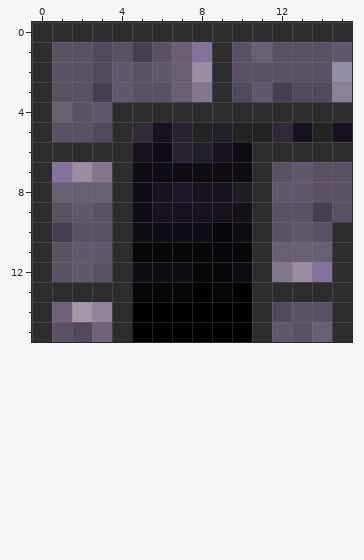
One commit to this pixel-art sprite: dungeon/assets/dungeon/default/wall/wall_inner_corner_upper_left.png. Above, as it was before the edit.
The file is 16x16 pixels. Colours within 5 levels of each other are drawn and written as one.
Once edited:
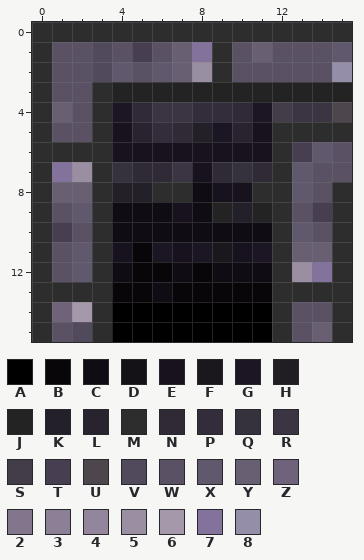
Palette (. is transparent): A #000000  B #080609  C #0f0c14  D #141217  E #17121d  F #1a181d  G #1c1624  H #201d23  J #232323  K #242029  L #292330  M #2d2d2d  N #2f2a35  P #322c3b  Q #36323d  R #3b3543  S #433d4a  T #483e52  U #4d464d  V #51495c  W #5b5164  X #60586c  Y #685f72  Z #6e637a  2 #81768b  3 #8b8095  4 #93869c  5 #9a8fa2  6 #a498aa  7 #82729c  8 #958ea9
Commit message: Reduce thickness of rims for inner corners by 1 pixel
Changes in this commit:
Changed rows in their new state; - is an unchanged pixel.
first column x 3:
 3 MJJJJJJJJJJJJ
 4 MGNRRPPNGSRRU
 5 MELPNKGLEMMMM
 6 -E-EEE-EE-TXW
 7 MQNNRENQNM---
 8 MKKMMC-E-M--M
 9 MC-C-CJKJM--M
10 MC----C-CM---
11 ME-GEGFEGM---
12 MCBB--C-CM---
13 -B-C-B-BB----
14 MA------AM---
15 MA------AM---
Boxes around the changes in both pictures, in picture pixels (x1, y1, x2, y2):
changed: (92, 82, 352, 342)
